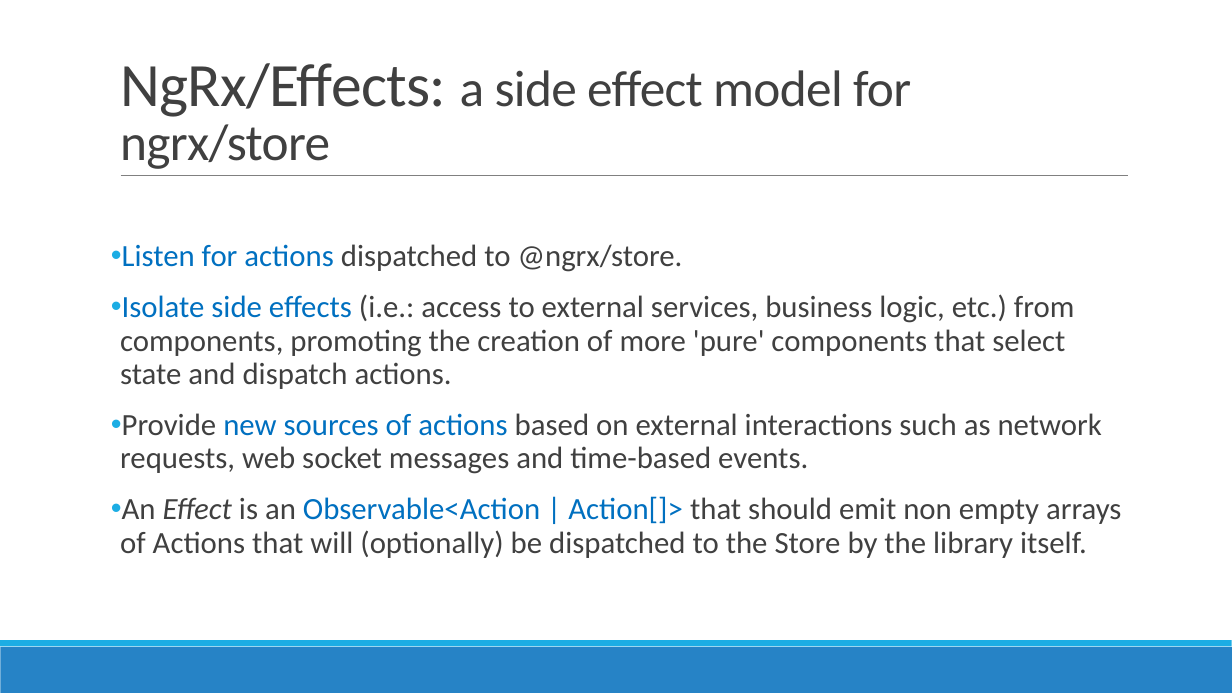
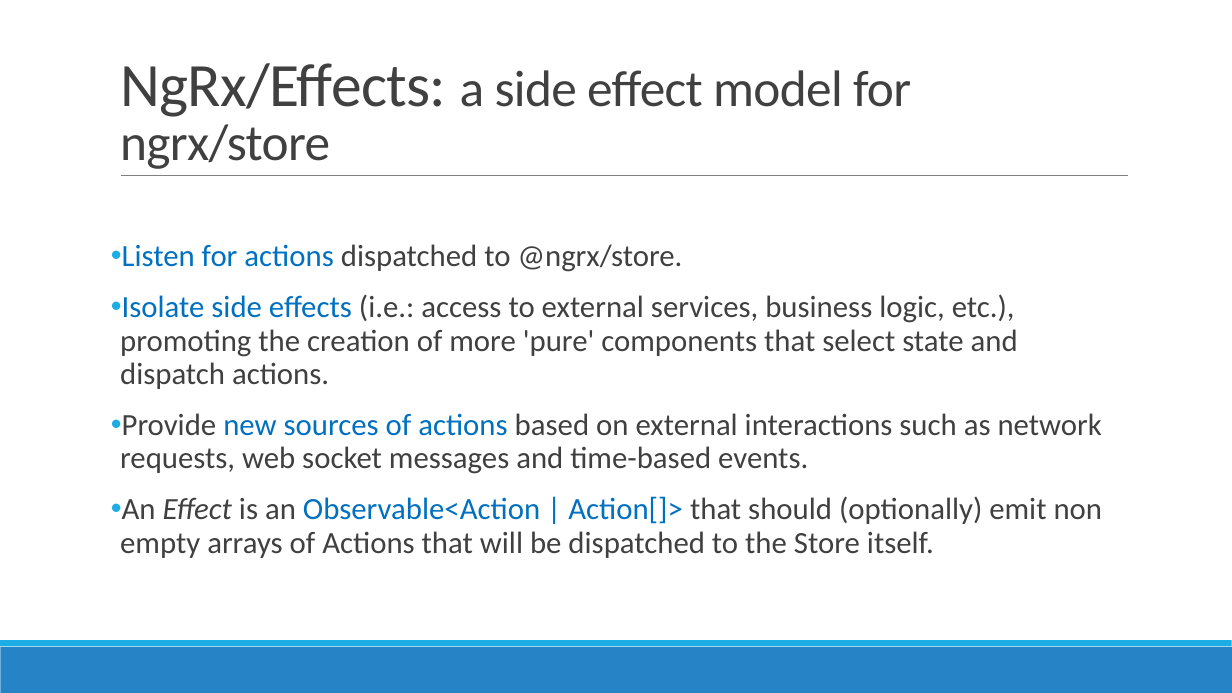
Before and after one commit to AGiorgetti/ngrx101, a slide deck: slide 21 of ReactiveProgramming_ngrx.pptx. Drawn at 1232x693 pixels with LibreOffice and Linux fonts; fonts in the diff are those of the drawing. Boxes give left, top, right and bottom in pixels: in the first picture for what was removed or moved away, otherwise in the second. Text is boxed around its words. In the diff, an @@ line names an element or a change of style, - is before the commit and + after.

Commit message:
Small fixes to pptx

```diff
--- a/ReactiveProgramming_ngrx.pptx
+++ b/ReactiveProgramming_ngrx.pptx
@@ text at (x1=120, y1=294, x2=1018, y2=389): text changed @@
-• Isolate side effects (i.e.: access to external services, business logic, etc.) from components, promoting the creation of more 'pure' components that select state and dispatch actions.
+• Isolate side effects (i.e.: access to external services, business logic, etc.), promoting the creation of more 'pure' components that select state and dispatch actions.
@@ text at (x1=120, y1=496, x2=1103, y2=558): text changed @@
-• An Effect is an Observable<Action | Action[]> that should emit non empty arrays of Actions that will (optionally) be dispatched to the Store by the library itself.
+• An Effect is an Observable<Action | Action[]> that should (optionally) emit non empty arrays of Actions that will be dispatched to the Store itself.
```
Also in this commit, not shown: 5 other slides changed.
